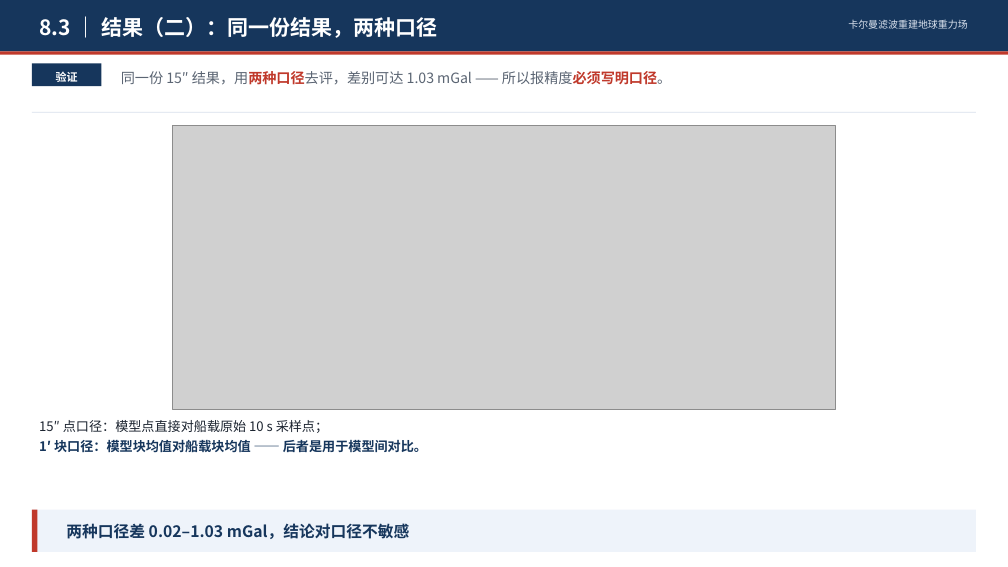
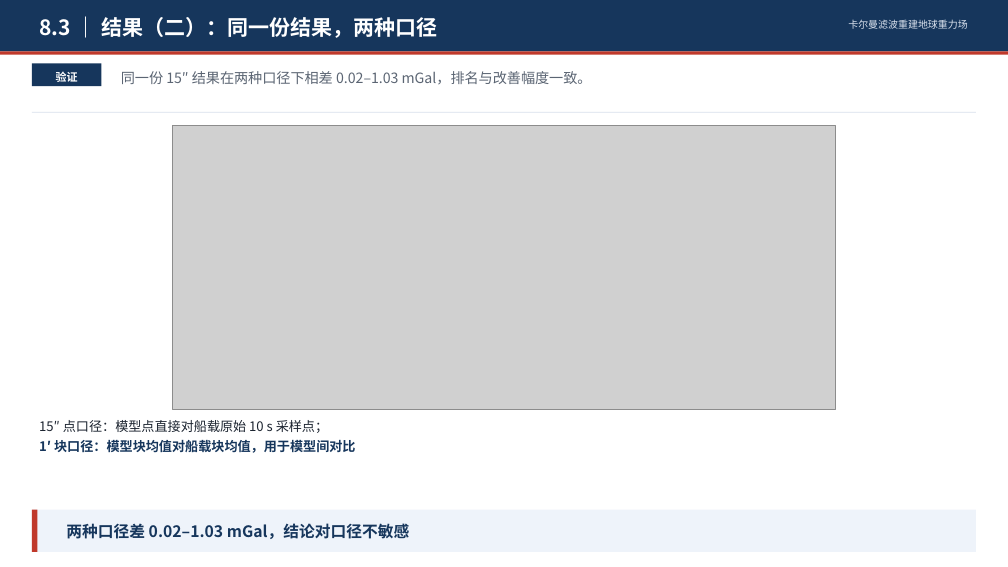
Before and after one commit to shuyunkai/kalman_gravity, a slide deck: slide 16 of ppt/卡尔曼滤波重建地球重力场_含研究内容.pptx. Drawn at 1008x567 pixels with LibreOffice and Linux fonts; fonts in the diff are those of the drawing; grey boxes stand for pictures. Boxes give left, top, right and bottom in pixels: in the first picture for what was removed or moved away, otherwise in the second. Text is boxed around its words. In the diff, an @@ line names an element or a change of style, - is before the commit and + after.

Commit message:
feat: 断层/反演验证改整页三合一, 清理备注式文案
- 8.5: 覆盖/命中曲线 + 断层地图
- 8.6: 分频 + hexbin + 剖面
- 8.3 去掉必须写明口径等表述
- 7.2/7.3 底部不再引用 7.1
- 汇报稿 20 页

```diff
--- a/ppt/卡尔曼滤波重建地球重力场_含研究内容.pptx
+++ b/ppt/卡尔曼滤波重建地球重力场_含研究内容.pptx
@@ text at (x1=121, y1=71, x2=592, y2=85): text changed @@
-同一份 15″ 结果，用两种口径去评，差别可达 1.03 mGal —— 所以报精度必须写明口径。
+同一份 15″ 结果在两种口径下相差 0.02–1.03 mGal，排名与改善幅度一致。
@@ text at (x1=39, y1=440, x2=355, y2=453): text changed @@
-1′ 块口径：模型块均值对船载块均值 —— 后者是用于模型间对比。
+1′ 块口径：模型块均值对船载块均值，用于模型间对比
```
Also in this commit, not shown: 4 other slides changed, 5 other files.
